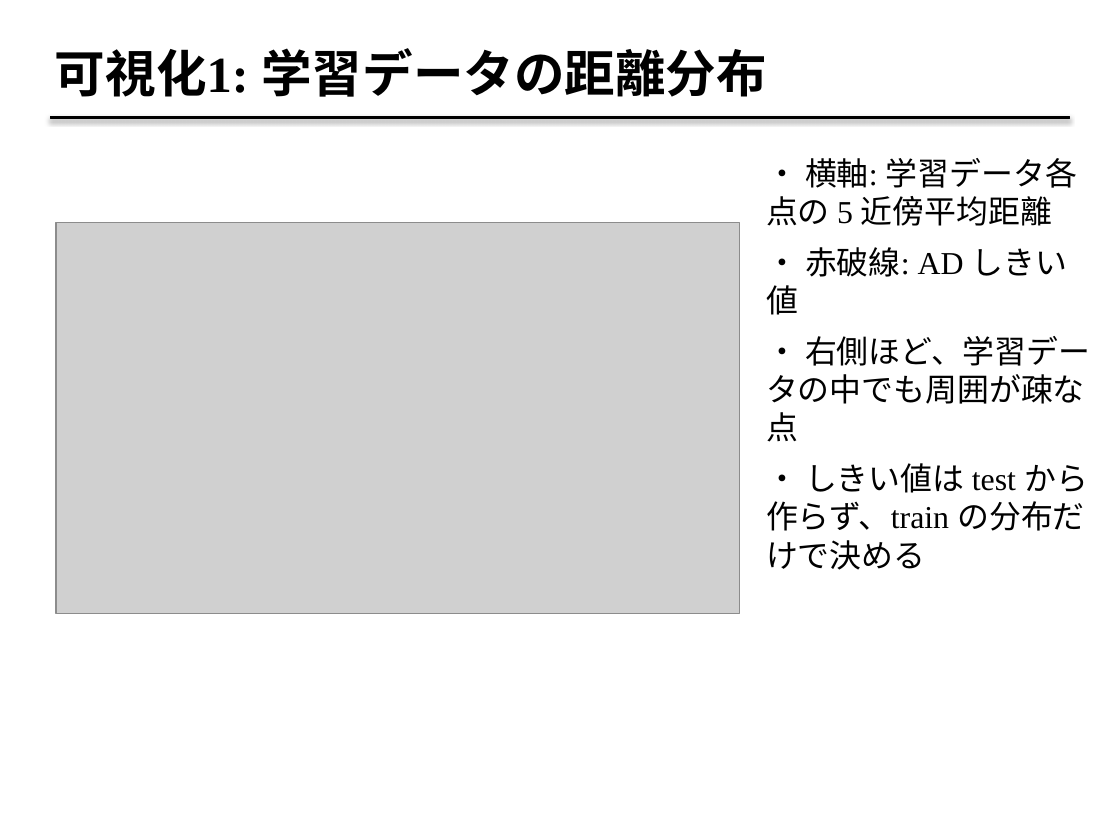
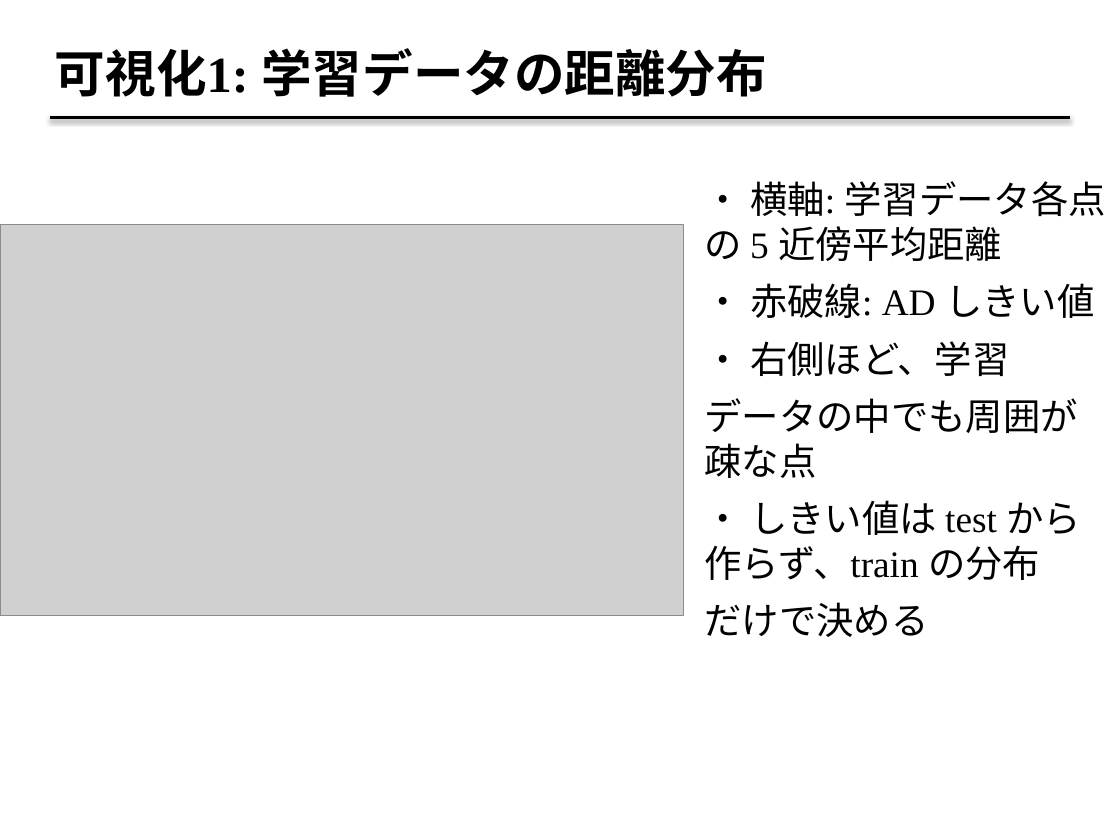
Before and after one commit to fukumoto-riku/python_seminar, a slide deck: slide 21 of 第7回/applicability-domain_2026_07_07.pptx. Drawn at 1120x840 pixels with LibreOffice and Linux fonts; fonts in the diff are those of the drawing; grey boxes stand for pictures. Boxes give left, top, right and bottom in pixels: in the first picture for what was removed or moved away, otherwise in the second. Text is boxed around its words. In the diff, an @@ line names an element or a change of style, - is before the commit and + after.

```diff
--- a/第7回/applicability-domain_2026_07_07.pptx
+++ b/第7回/applicability-domain_2026_07_07.pptx
@@ text "・ 横軸: 学習データ各点の 5 近傍平均距離": place and size @@
-text "・ 横軸: 学習データ各点の 5 近傍平均距離" at [766,158,1090,570]
+text "・ 横軸: 学習データ各点の 5 近傍平均距離" at [704,181,1106,637]
@@ text at [704,181,1106,318]: size 20.5 to 24 pt in "・ 横軸: 学習データ各点の 5 近傍平均距離", "・ 赤破線: AD しきい値" @@
@@ picture: place and size @@
-picture at [56,223,739,614]
+picture at [0,225,683,616]
@@ text at [704,341,1081,637]: text changed; size 20.5 to 24 pt @@
-・ 右側ほど、学習データの中でも周囲が疎な点
-・ しきい値は test から作らず、train の分布だけで決める
+・ 右側ほど、学習
+データの中でも周囲が疎な点
+・ しきい値は test から作らず、train の分布
+だけで決める
```
Also in this commit, not shown: 11 other slides changed, 2 other files.
